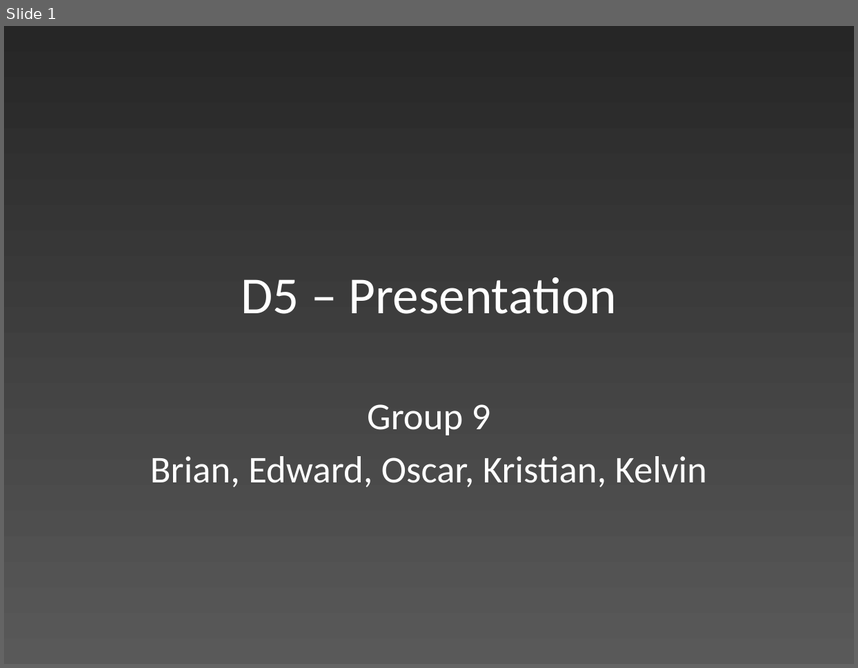
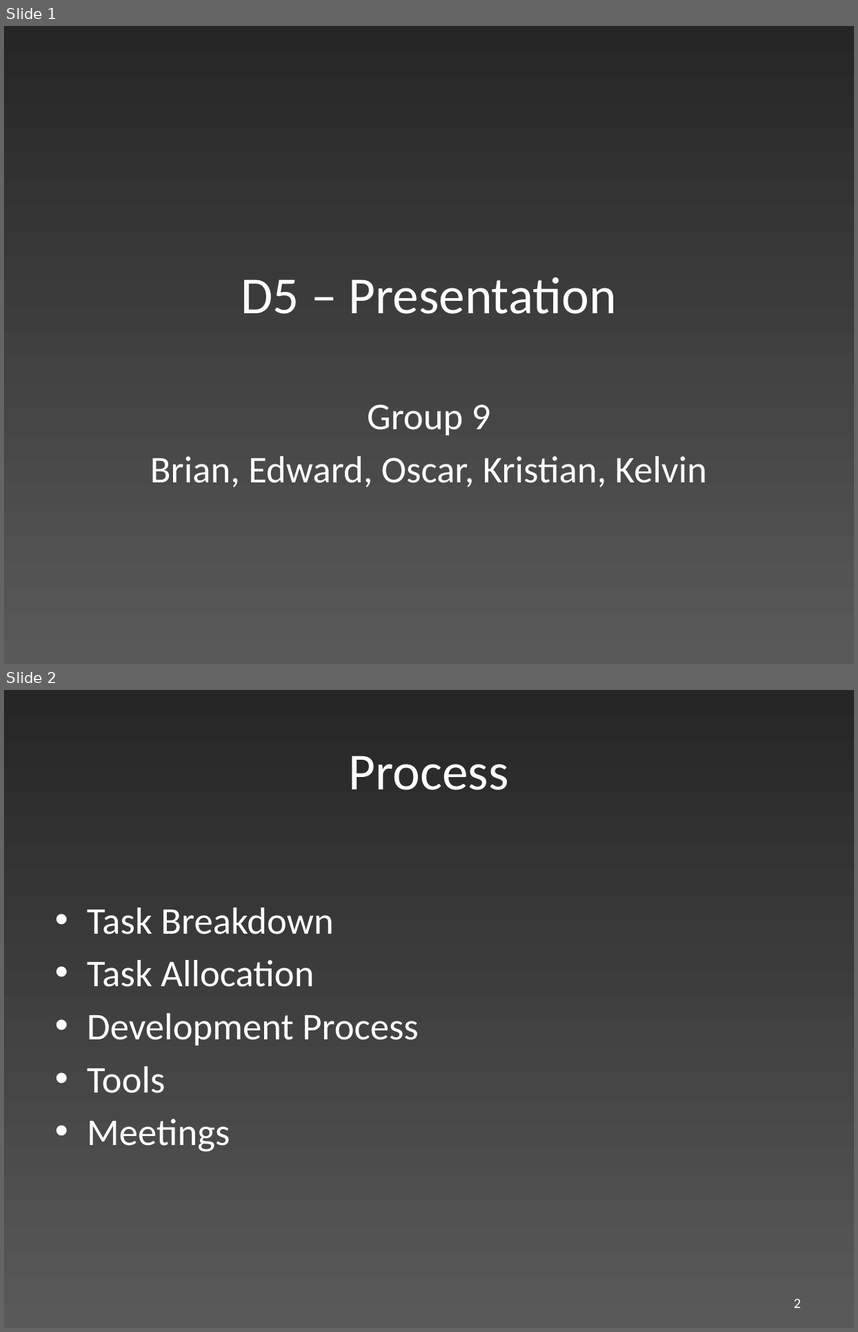
Before and after one commit to edderick/RunwayRedeclaration, a slide deck: doc/Final Presentation/Slides.pptx. Shown one above the other, each under a label of ours: slide 1 before the commit, slides 1 and 2 after it. The pictures are 858x668 and 858x1332 pixels, drawn with LibreOffice and Linux fonts; fonts in the diff are those of the drawing. Boxes give left, top, right and bottom in pixels: in the first picture for what was removed or moved away, otherwise in the second. Text is boxed around its words. In the diff, an @@ line names an element or a change of style, - is before the commit and + after.

```diff
--- a/doc/Final Presentation/Slides.pptx
+++ b/doc/Final Presentation/Slides.pptx
@@ slide 2 added at (4,690,854,1328), background gradient #595959 to #262626 @@
@@ title added at (349,756,509,790), 44 pt, text #FFFFFF @@
+Process
@@ text added at (87,907,418,1152), 32 pt, text #FFFFFF @@
+• Task Breakdown
+• Task Allocation
+• Development Process
+• Tools
+• Meetings
@@ page number added at (794,1299,801,1308), 12 pt, text #FFFFFF @@
+2
```
Also in this commit, not shown: 1 slide changed, 1 other slide added, 2 slides removed.
